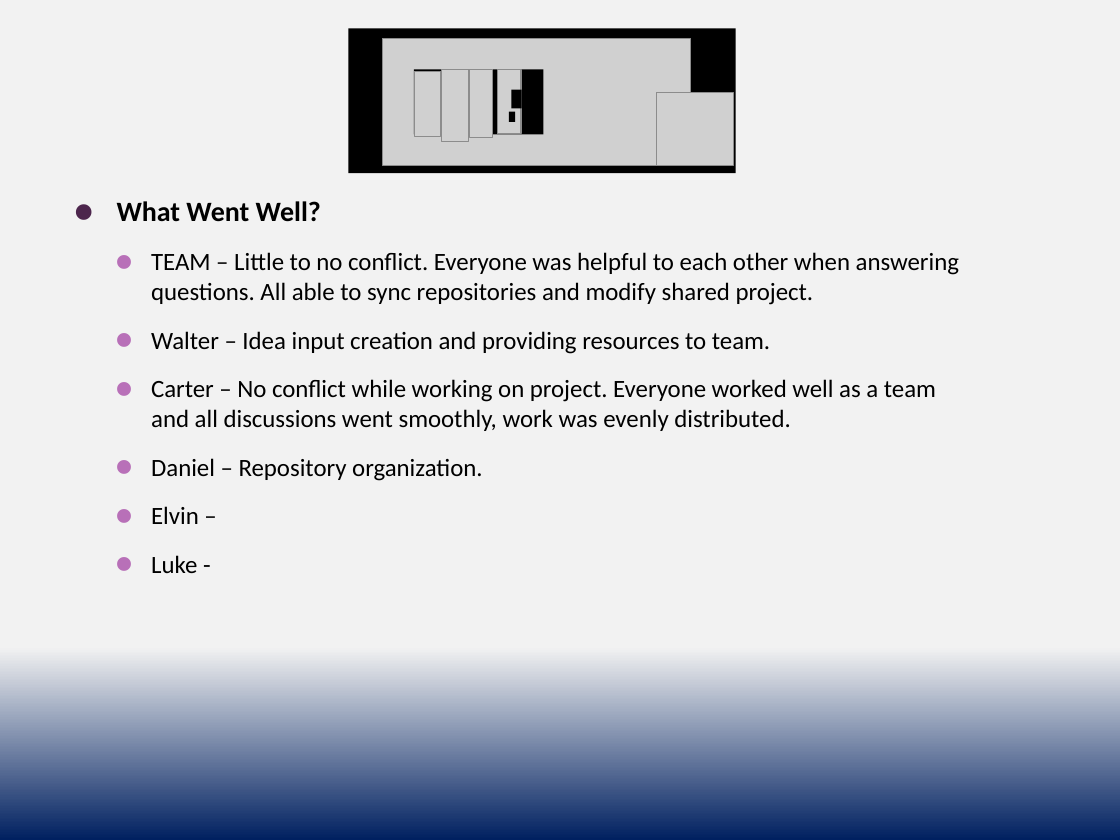
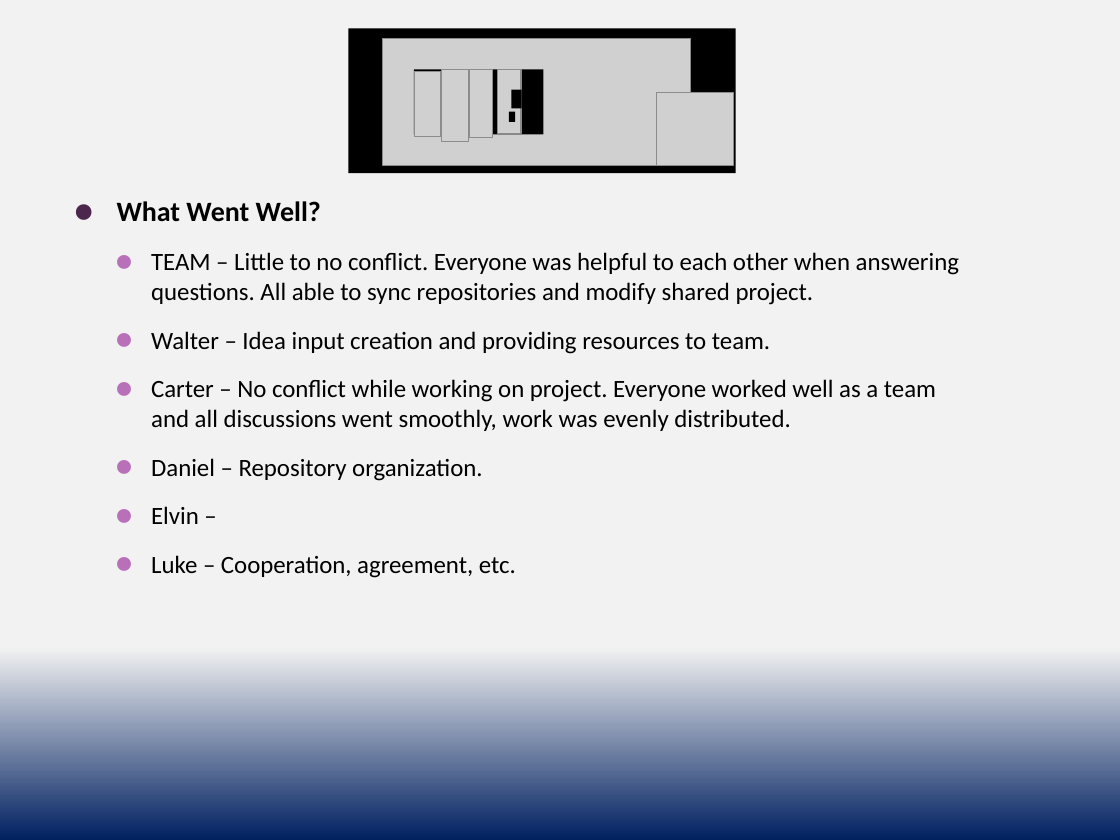
Before and after one commit to waltergarciaguirre/JepTesting, a slide deck: slide 1 of docs/Borgs_Retrospective.pptx. Drawn at 1120x840 pixels with LibreOffice and Linux fonts; fonts in the diff are those of the drawing; grey boxes stand for pictures. Boxes give left, top, right and bottom in pixels: in the first picture for what was removed or moved away, otherwise in the second. Text is boxed around its words. In the diff, an @@ line names an element or a change of style, - is before the commit and + after.

```diff
--- a/docs/Borgs_Retrospective.pptx
+++ b/docs/Borgs_Retrospective.pptx
@@ text at [151,555,516,578]: text changed @@
-    ⚫ Luke -
+    ⚫ Luke – Cooperation, agreement, etc.
```
Also in this commit, not shown: 1 other slide changed.
